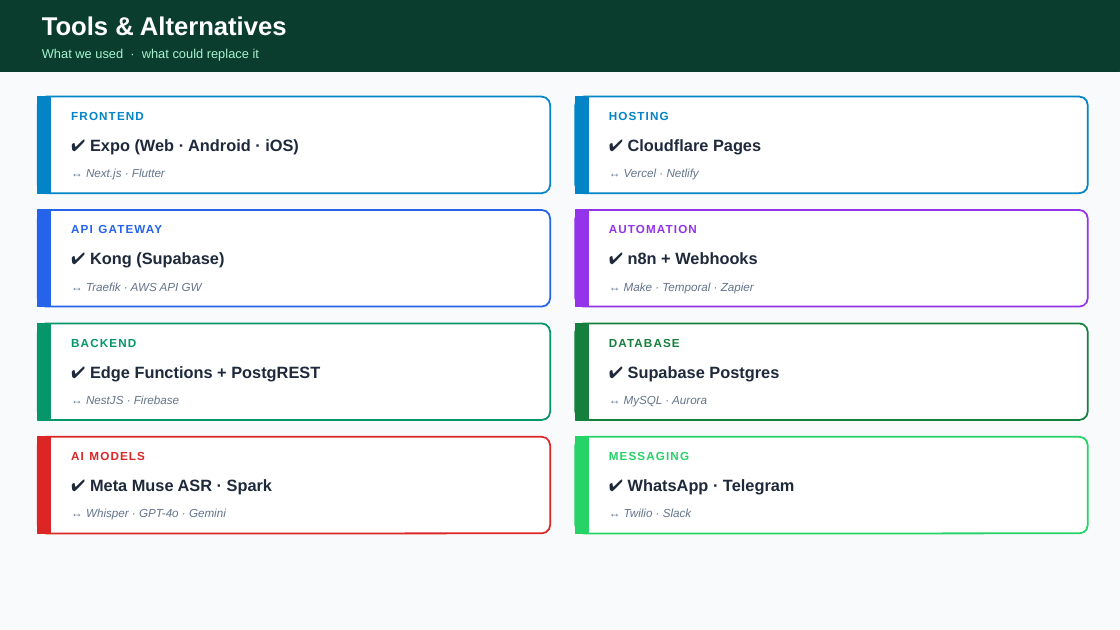
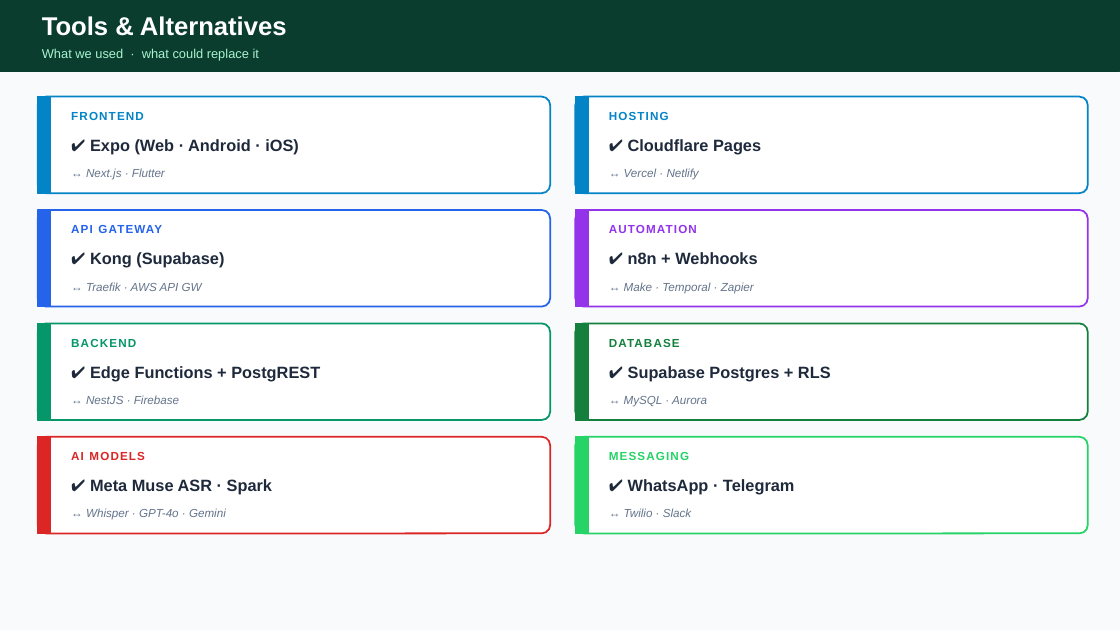
Before and after one commit to kplian/meta-hackathon, a slide deck: slide 4 of docs/ArkAI-Architecture.pptx. Drawn at 1120x630 pixels with LibreOffice and Linux fonts; fonts in the diff are those of the drawing. Boxes give left, top, right and bottom in pixels: in the first picture for what was removed or moved away, otherwise in the second. Text is boxed around its words. In the diff, an @@ line names an element or a change of style, - is before the commit and + after.

```diff
--- a/docs/ArkAI-Architecture.pptx
+++ b/docs/ArkAI-Architecture.pptx
@@ text at <box>628,366,831,381</box>: text changed @@
-✔ Supabase Postgres
+✔ Supabase Postgres + RLS
```
Also in this commit, not shown: 1 other slide changed, 1 other file.
